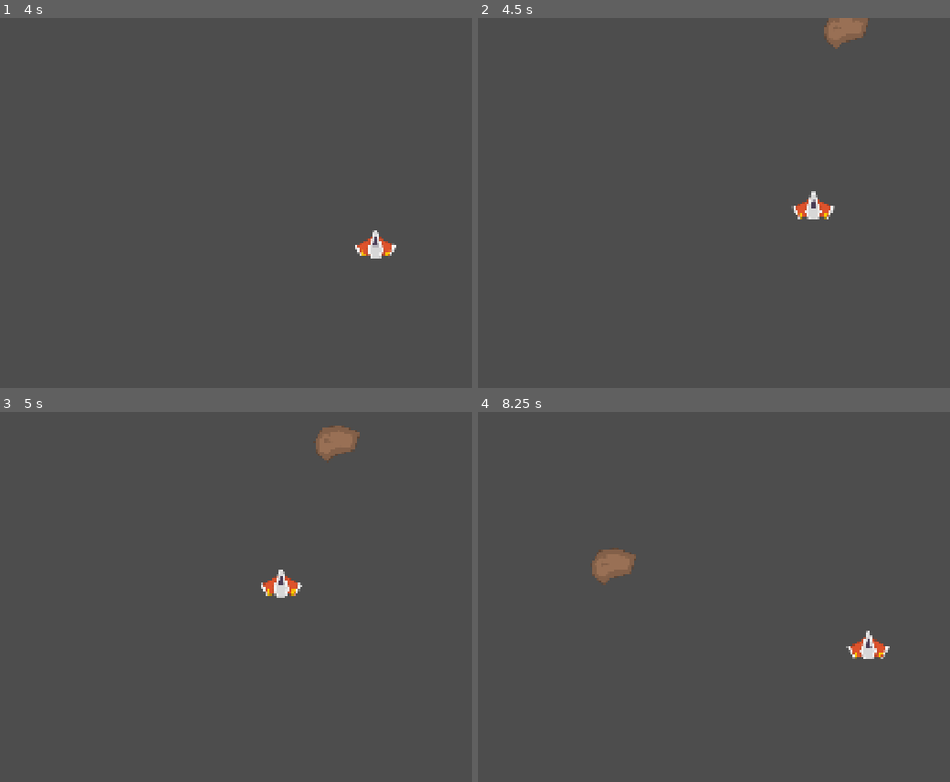
Above: before the commit, frames 1-4 (two rows, left to right).
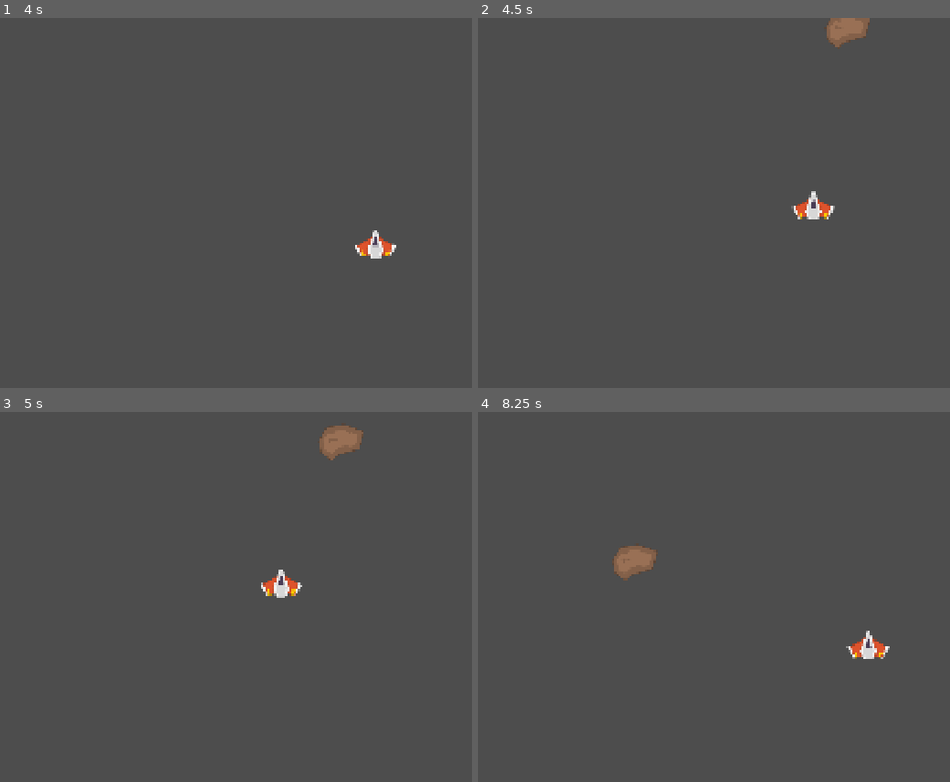
Above: after the commit, the same moments.

Repository: toburau/Space-Shooter
Game: Godot game, scene res://stage.tscn
Two runs of this game, one before a commit and one after it. Both use one fixed random seed, a clock stepped at 60 frames per second and the inputs below.
Inputs:
- Up to frame 1 (4 s): tap Enter at 0.5 s; hold Right (move_right) 0.53-1.28 s; hold Down (move_down) 1.28-2.03 s; hold Right (move_right) 2.03-2.78 s; hold Up (move_up) 2.78-3.53 s; hold Left (move_left) from 3.53 s (still down)
- Up to frame 2 (4.5 s): keep holding Left (move_left); tap Q (debug) at 4.15 s
- Up to frame 3 (5 s): keep holding Left (move_left)
- Up to frame 4 (8.25 s): release Left (move_left) at 5.03 s; hold Down (move_down) 5.03-5.78 s; hold Right (move_right) 5.78-6.53 s; hold Up (move_up) 6.53-7.28 s; hold Right (move_right) 7.28-8.03 s; hold Down (move_down) from 8.03 s (still down)

Frame 1 is identical in both runs. In frame 2, less than 0.1% of the frame differs, in the area x 73-83%, y 0-9%; in frame 3, 0.2%; in frame 4, 0.8%, in the area x 24-39%, y 36-47%.

Commit message:
divide asteroid

Diff:
--- a/asteroid.gd
+++ b/asteroid.gd
@@ -1,22 +1,39 @@
 extends CharacterBody2D
 
 const SPEED = 300.0
-const JUMP_VELOCITY = -400.0
 
 @export var size := 0 # large=0 middle=1 small=2
 
+@export var asteroid_scene_mid : PackedScene
+@export var asteroid_scene_small : PackedScene
+
 func _ready() -> void:
-	var rect = get_viewport_rect()
-	var cx = rect.size.x / 2
-	var cy = rect.size.y / 2
-	var tx = randi_range(cx - 100, cx + 100)
-	var ty = randi_range(cy - 100, cy + 100)
-	velocity.x = tx - position.x
-	velocity.y = ty - position.y
-	velocity = velocity.normalized() * randi_range(100, 300)
+	print(get_parent())
+	pass
 
 func _physics_process(delta: float) -> void:
 	move_and_slide()
 
 func take_damage() -> void:
+	match size:
+		0:
+			_spawn_split(asteroid_scene_mid,2)
+		1:
+			_spawn_split(asteroid_scene_small,2)
+		2:
+			pass
 	queue_free()
+
+func _spawn_split(scene: PackedScene, count: int) -> void:
+	# count個に分裂
+	for i in count:
+		var new_asteroid = scene.instantiate()
+		new_asteroid.global_position = global_position
+		# ランダム方向を少しずつずらす
+		var angle = (TAU / count) * i + randf_range(-0.2, 0.2)
+		var dir = Vector2.RIGHT.rotated(angle)
+		var speed = velocity.length()
+		new_asteroid.velocity = dir * speed
+		new_asteroid.size = size + 1
+		get_parent().add_child(new_asteroid)
+		print(get_parent())
--- a/asteroid_large.tscn
+++ b/asteroid_large.tscn
@@ -1,21 +1,27 @@
-[gd_scene load_steps=8 format=3 uid="uid://cnrllwlq6w06x"]
+[gd_scene load_steps=11 format=3 uid="uid://cnrllwlq6w06x"]
 
 [ext_resource type="Script" uid="uid://bxhiyxxpag00e" path="res://asteroid.gd" id="1_p0ukn"]
+[ext_resource type="PackedScene" uid="uid://bajnh0kyosstd" path="res://asteroid_mid.tscn" id="2_5a1ob"]
 [ext_resource type="Script" uid="uid://mc67ae0k1iu7" path="res://rock_sprite_2d.gd" id="2_gm5ib"]
 [ext_resource type="Texture2D" uid="uid://y8bbgams0anm" path="res://art/meteorBrown_big1.png" id="3_lu1tu"]
+[ext_resource type="PackedScene" uid="uid://dfgwjw5e4ckyf" path="res://asteroid_small.tscn" id="3_rqjg5"]
 [ext_resource type="Texture2D" uid="uid://c22wloah6bsk4" path="res://art/meteorBrown_big2.png" id="4_tw4ug"]
 [ext_resource type="Texture2D" uid="uid://b5vtw1rt0g74t" path="res://art/meteorBrown_big3.png" id="5_6cwuw"]
 [ext_resource type="Texture2D" uid="uid://7bskjh0qni7v" path="res://art/meteorBrown_big4.png" id="6_uf7ls"]
+[ext_resource type="Script" uid="uid://ctta6qyrqvism" path="res://rock_collision_shape_2d.gd" id="7_o4my3"]
 
 [sub_resource type="CircleShape2D" id="CircleShape2D_lu1tu"]
 radius = 40.2244
 
 [node name="asteroid" type="CharacterBody2D" groups=["enemy"]]
 script = ExtResource("1_p0ukn")
+asteroid_scene_mid = ExtResource("2_5a1ob")
+asteroid_scene_small = ExtResource("3_rqjg5")
 
 [node name="rock_sprite2D" type="Sprite2D" parent="."]
 script = ExtResource("2_gm5ib")
 rock_textures = Array[Texture2D]([ExtResource("3_lu1tu"), ExtResource("4_tw4ug"), ExtResource("5_6cwuw"), ExtResource("6_uf7ls")])
 
-[node name="CollisionShape2D" type="CollisionShape2D" parent="."]
+[node name="rock_CollisionShape2D" type="CollisionShape2D" parent="."]
 shape = SubResource("CircleShape2D_lu1tu")
+script = ExtResource("7_o4my3")
--- a/asteroid_mid.tscn
+++ b/asteroid_mid.tscn
@@ -2,20 +2,23 @@
 
 [ext_resource type="Script" uid="uid://bxhiyxxpag00e" path="res://asteroid.gd" id="1_ibt17"]
 [ext_resource type="Script" uid="uid://mc67ae0k1iu7" path="res://rock_sprite_2d.gd" id="2_13dxc"]
-[ext_resource type="Texture2D" uid="uid://y8bbgams0anm" path="res://art/meteorBrown_big1.png" id="3_44m3p"]
-[ext_resource type="Texture2D" uid="uid://c22wloah6bsk4" path="res://art/meteorBrown_big2.png" id="4_hfhoc"]
-[ext_resource type="Texture2D" uid="uid://b5vtw1rt0g74t" path="res://art/meteorBrown_big3.png" id="5_l2u6r"]
-[ext_resource type="Texture2D" uid="uid://7bskjh0qni7v" path="res://art/meteorBrown_big4.png" id="6_48he8"]
+[ext_resource type="PackedScene" uid="uid://dfgwjw5e4ckyf" path="res://asteroid_small.tscn" id="2_ibt17"]
+[ext_resource type="Texture2D" uid="uid://cohyai5kjn3jq" path="res://art/meteorBrown_med1.png" id="3_o3fin"]
+[ext_resource type="Texture2D" uid="uid://dsvhfnnkyphko" path="res://art/meteorBrown_med3.png" id="4_nhiqb"]
+[ext_resource type="Script" uid="uid://ctta6qyrqvism" path="res://rock_collision_shape_2d.gd" id="5_nhiqb"]
 
 [sub_resource type="CircleShape2D" id="CircleShape2D_lu1tu"]
-radius = 40.2244
+radius = 18.0278
 
 [node name="asteroid" type="CharacterBody2D" groups=["enemy"]]
 script = ExtResource("1_ibt17")
+asteroid_scene_mid = null
+asteroid_scene_small = ExtResource("2_ibt17")
 
 [node name="rock_sprite2D" type="Sprite2D" parent="."]
 script = ExtResource("2_13dxc")
-rock_textures = Array[Texture2D]([ExtResource("3_44m3p"), ExtResource("4_hfhoc"), ExtResource("5_l2u6r"), ExtResource("6_48he8")])
+rock_textures = Array[Texture2D]([ExtResource("3_o3fin"), ExtResource("4_nhiqb")])
 
-[node name="CollisionShape2D" type="CollisionShape2D" parent="."]
+[node name="rock_CollisionShape2D" type="CollisionShape2D" parent="."]
 shape = SubResource("CircleShape2D_lu1tu")
+script = ExtResource("5_nhiqb")
--- /dev/null
+++ b/asteroid_small.tscn
@@ -0,0 +1,21 @@
+[gd_scene load_steps=7 format=3 uid="uid://dfgwjw5e4ckyf"]
+
+[ext_resource type="Script" uid="uid://bxhiyxxpag00e" path="res://asteroid.gd" id="1_at40x"]
+[ext_resource type="Script" uid="uid://mc67ae0k1iu7" path="res://rock_sprite_2d.gd" id="2_lrg28"]
+[ext_resource type="Texture2D" uid="uid://bbij33d43rcbi" path="res://art/meteorBrown_small1.png" id="3_at40x"]
+[ext_resource type="Texture2D" uid="uid://gdnie4w56qcs" path="res://art/meteorBrown_small2.png" id="4_lrg28"]
+[ext_resource type="Script" uid="uid://ctta6qyrqvism" path="res://rock_collision_shape_2d.gd" id="5_lrg28"]
+
+[sub_resource type="CircleShape2D" id="CircleShape2D_lu1tu"]
+radius = 12.0
+
+[node name="asteroid" type="CharacterBody2D" groups=["enemy"]]
+script = ExtResource("1_at40x")
+
+[node name="rock_sprite2D" type="Sprite2D" parent="."]
+script = ExtResource("2_lrg28")
+rock_textures = Array[Texture2D]([ExtResource("3_at40x"), ExtResource("4_lrg28")])
+
+[node name="rock_CollisionShape2D" type="CollisionShape2D" parent="."]
+shape = SubResource("CircleShape2D_lu1tu")
+script = ExtResource("5_lrg28")
--- /dev/null
+++ b/rock_collision_shape_2d.gd
@@ -0,0 +1,17 @@
+extends CollisionShape2D
+
+
+# Called when the node enters the scene tree for the first time.
+func _ready() -> void:
+	# 生成直後はコリジョン無効化
+	disabled = true
+	# 数フレーム後に有効化
+	_enable_collision_later()
+
+func _enable_collision_later() -> void:
+	await get_tree().create_timer(0.1).timeout  # 0.1秒待つ（6フレーム程度）
+	disabled = false
+
+# Called every frame. 'delta' is the elapsed time since the previous frame.
+func _process(delta: float) -> void:
+	pass
--- a/stage.gd
+++ b/stage.gd
@@ -32,4 +32,12 @@
 		3:
 			x = -sprite_size.x
 	asteroid.position = Vector2(x,y)
+	var cx = screen_size.x / 2
+	var cy = screen_size.y / 2
+	var tx = randi_range(cx - 100, cx + 100)
+	var ty = randi_range(cy - 100, cy + 100)
+	asteroid.velocity.x = tx - asteroid.position.x
+	asteroid.velocity.y = ty - asteroid.position.y
+	asteroid.velocity = asteroid.velocity.normalized() * randi_range(100, 300)
+	asteroid.size = 0
 	add_child(asteroid)
Not shown, added: rock_collision_shape_2d.gd.uid
Not shown, changed: README.md
